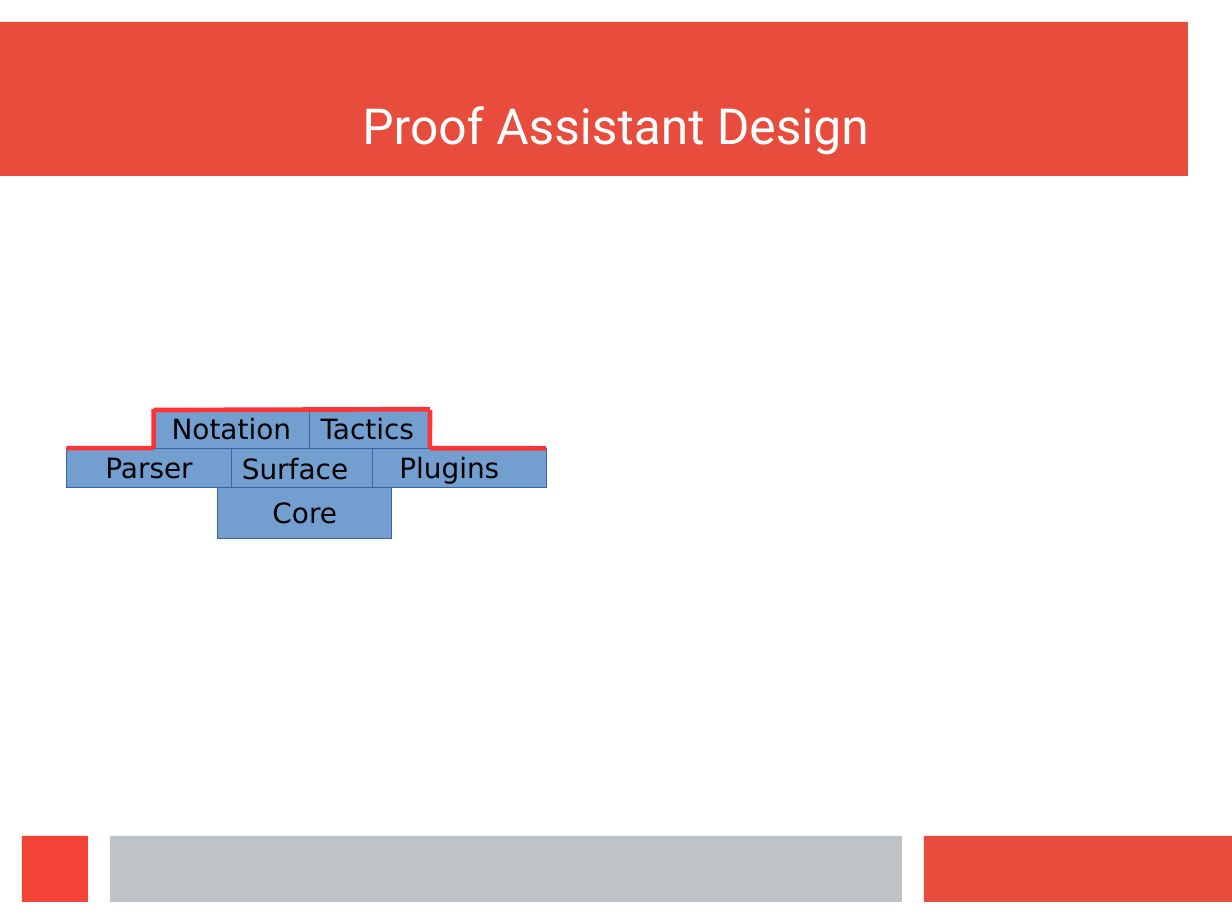
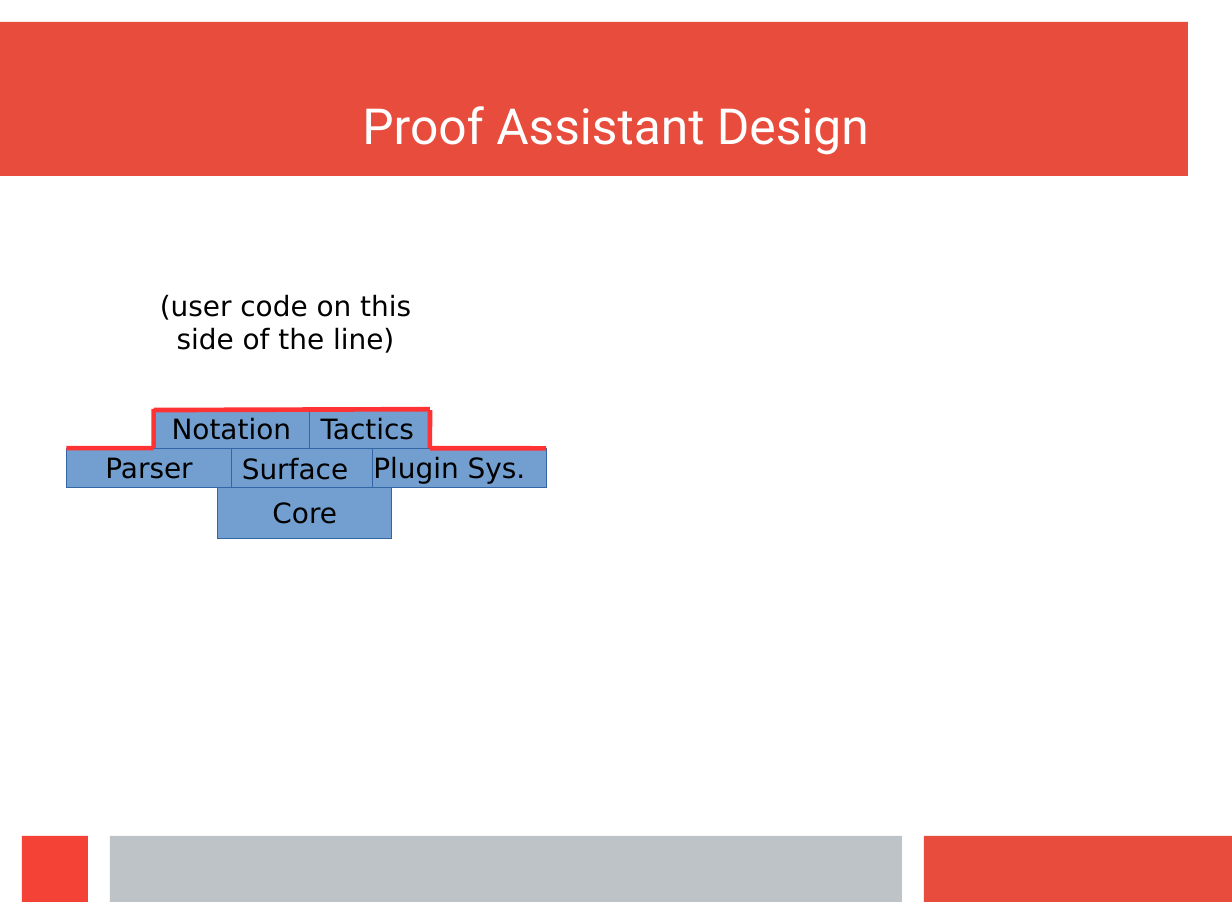
Before and after one commit to wilbowma/cur, a slide deck: slide 9 of hope-2016/slides.odp. Drawn at 1232x924 pixels with LibreOffice and Linux fonts; fonts in the diff are those of the drawing. Boxes give left, top, right and bottom in pixels: in the first picture for what was removed or moved away, otherwise in the second. Text is boxed around its words. In the diff, an @@ line names an element or a change of style, - is before the commit and + after.

```diff
--- a/hope-2016/slides.odp
+++ b/hope-2016/slides.odp
@@ text added at box(160, 294, 411, 353), 18 pt, text #000000 @@
+(user code on this side of the line)
@@ text in rectangle at box(373, 456, 526, 484): text changed @@
-Plugins
+Plugin Sys.
```
Also in this commit, not shown: 7 other slides changed, 7 slides added, 14 slides removed.
